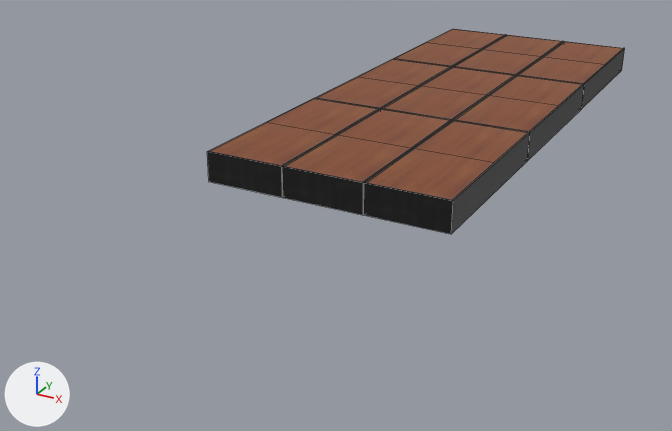
Two versions of the Blender file stage00/stage00.blend, one commit apart.
Before and after are seen from a 50 mm camera at (11.29, -18.68, 7.6) aimed at (0.66, 0.66, -2.07). Lighting does not change. The marker at lower left points along +X, +Y and +Z. Mesh edges are drawn as thin lines.

The older version as bpy lines, for what is in view:
```python
me_cube = bpy.data.meshes.new('Cube')
me_cube.from_pydata(...)  # 14 vertices, 11 faces; spans x -1.0..1.0, y -2.44..2.44, z -0.37..0.37
me_cube.materials.append(mat_stage00_png)  # picture img_stage00_png
ob_wood_floor = bpy.data.objects.new('Wood-Floor', me_cube)
ob_wood_floor.location = (0.0, 0.0, 0.0)
_m = ob_wood_floor.modifiers.new('Array-Tate', 'ARRAY')
_m.count = 3
_m.constant_offset_displace = (0.0, 0.0, 0.0)
_m.relative_offset_displace = (1.01, 0.0, 0.0)
_m = ob_wood_floor.modifiers.new('Array.Yoko', 'ARRAY')
_m.count = 3
_m.constant_offset_displace = (0.0, 0.0, 0.0)
_m.relative_offset_displace = (0.0, 1.005, 0.0)
```
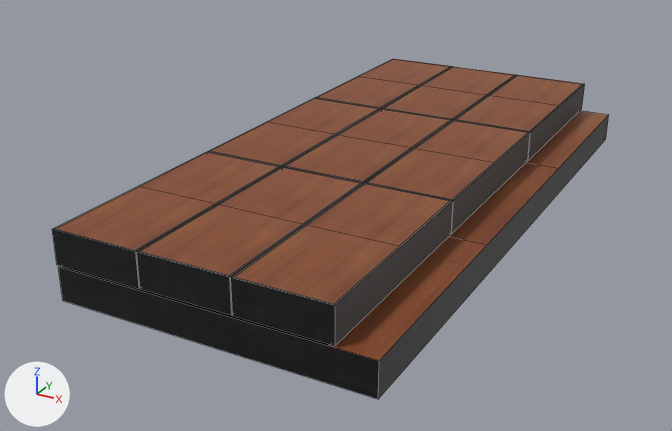
Commit message: Add floor base

Boxes (x1, y1, x2, y2) around the edits, measured in the pictures (672 x 431 px):
'Wood-Floor', moved
    before: (207, 29, 625, 234)
    after: (52, 59, 584, 346)
'Wood-Floor-Base', added
    after: (59, 111, 609, 399)

The change, as a diff of the scene's bpy script:
```diff
--- a/stage00/stage00.blend.py
+++ b/stage00/stage00.blend.py
@@ me_cube_002 @@
+me_cube_002.from_pydata(...)  # 14 vertices, 9 faces; spans x -0.98..5.82, y -7.31..7.35, z -1.15..-0.43
+me_cube_002.materials.append(mat_stage00_png)  # picture img_stage00_png
@@ ob_wood_floor @@
 ob_wood_floor = bpy.data.objects.new('Wood-Floor', me_cube)
-ob_wood_floor.location = (0.0, 0.0, 0.0)
+ob_wood_floor.location = (0.0, -4.89, 0.0)
 _m = ob_wood_floor.modifiers.new('Array-Tate', 'ARRAY')
@@ ob_wood_floor_base @@
+ob_wood_floor_base = bpy.data.objects.new('Wood-Floor-Base', me_cube_002)
+ob_wood_floor_base.location = (0.0, 0.0, 0.0)
```
